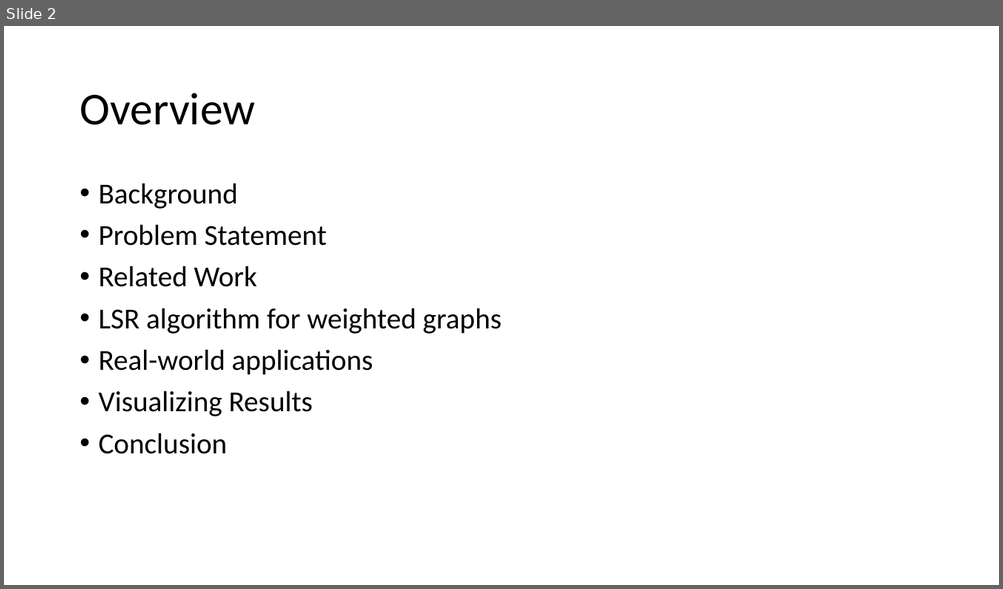
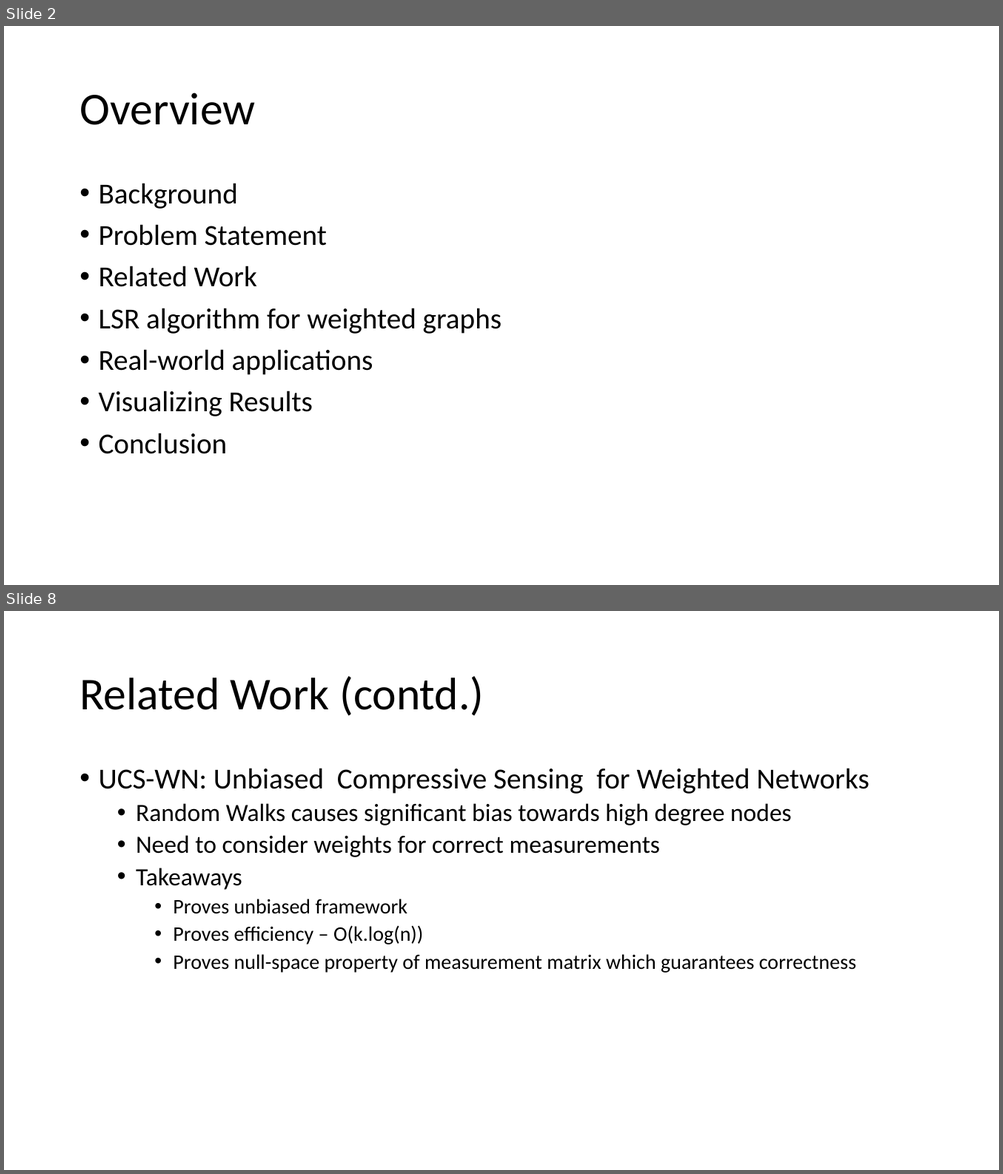
Before and after one commit to mikh/CS591-Social-Networks, a slide deck: PPT/skeleton.ppt.pptx. Shown one above the other, each under a label of ours: slide 2 before the commit, slides 2 and 8 after it; the slides between them are not shown. The pictures are 1003x589 and 1003x1174 pixels, drawn with LibreOffice and Linux fonts; fonts in the diff are those of the drawing; background and template pictures are left out. Boxes give left, top, right and bottom in pixels: in the first picture for what was removed or moved away, otherwise in the second. Text is boxed around its words. In the diff, an @@ line names an element or a change of style, - is before the commit and + after.

```diff
--- a/PPT/skeleton.ppt.pptx
+++ b/PPT/skeleton.ppt.pptx
@@ slide 8 added at (4, 611, 999, 1170), background picture (left out) @@
@@ title added at (79, 676, 484, 716), 44 pt, text #000000 @@
+Related Work (contd.)
@@ text added at (99, 768, 869, 973), 20 pt, text #000000 @@
+• UCS-WN: Unbiased Compressive Sensing for Weighted Networks
+  • Random Walks causes significant bias towards high degree nodes
+  • Need to consider weights for correct measurements
+  • Takeaways
+    • Proves unbiased framework
+    • Proves efficiency – O(k.log(n))
+    • Proves null-space property of measurement matrix which guarantees correctness
```
Also in this commit, not shown: 6 slides changed, 16 other slides added, 2 slides removed, 6 other files.
